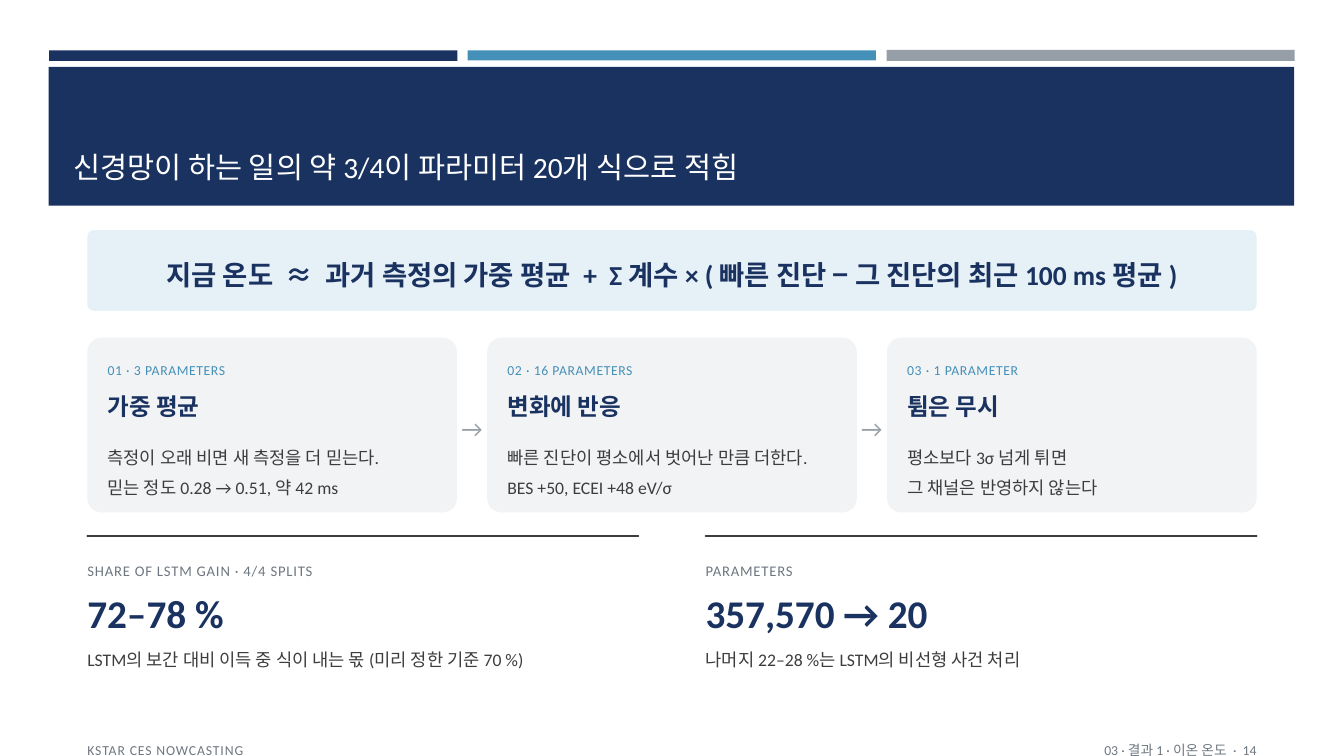
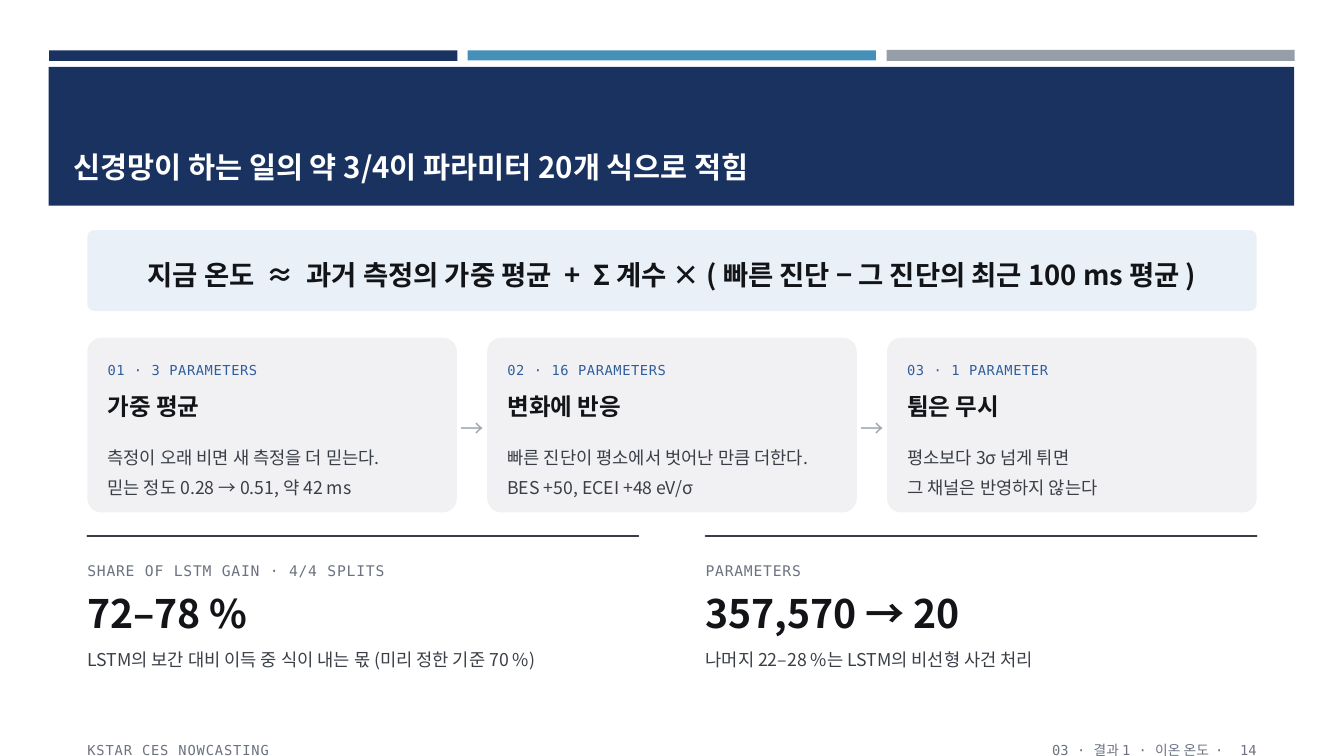
Before and after one commit to iseungsang01/ml-intern-revision, a slide deck: slide 14 of docs/presentation/KSTAR_CES_발표_v2.pptx. Drawn at 1344x756 pixels with LibreOffice and Linux fonts; fonts in the diff are those of the drawing. Boxes give left, top, right and bottom in pixels: in the first picture for what was removed or moved away, otherwise in the second. Text is boxed around its words. In the diff, an @@ line names an element or a change of style, - is before the commit and + after.

Commit message:
Talk deck v2: take only the background shapes from the lab template (three colour bars, navy title band, navy block on the cover); fonts (Pretendard, IBM Plex Mono), colours and layout back to v1. Titles sit in the band in white Pretendard bold. Rendered and checked

```diff
--- a/docs/presentation/KSTAR_CES_발표_v2.pptx
+++ b/docs/presentation/KSTAR_CES_발표_v2.pptx
@@ title "신경망이 하는 일의 약 3/4이 ..." at <box>74,153,749,184</box>: font Calibri to Noto Sans CJK KR, bold on @@
@@ rounded rectangle at <box>88,230,1257,311</box>: fill #E6F0F7 to #E9F0F8 @@
@@ fill #F2F3F5 to #F1F1F4 in 3 elements at <box>88,338,458,512</box>, <box>487,338,857,512</box>, <box>887,338,1257,512</box> @@
@@ font Calibri to DejaVu Sans Mono, text colour #4590B8 to #2F5E9E in 3 elements at <box>108,365,257,375</box>, <box>507,365,666,375</box>, <box>907,365,1048,375</box> @@
@@ text "→" at <box>457,405,487,446</box>: font Calibri to Noto Sans CJK KR, text colour #969FA7 to #A4A9B1 @@
@@ text "→" at <box>857,405,887,446</box>: font Calibri to Noto Sans CJK KR, text colour #969FA7 to #A4A9B1 @@
@@ font Calibri to Noto Sans CJK KR, text colour #1A3260 to #121418 in 6 elements at <box>148,262,1179,288</box>, <box>108,395,199,417</box>, <box>507,395,621,417</box>, <box>907,395,999,417</box>, <box>87,598,201,629</box>, <box>706,598,960,637</box> @@
@@ font Calibri to Noto Sans CJK KR, text colour #3D3D3D to #3A3F47 in 5 elements at <box>108,449,379,497</box>, <box>507,449,807,497</box>, <box>907,449,1098,496</box>, <box>87,651,509,670</box>, <box>706,651,1033,668</box> @@
@@ font Calibri to DejaVu Sans Mono, text colour #6E7780 to #6B7280 in 4 elements at <box>87,565,384,577</box>, <box>706,565,801,576</box>, <box>87,745,268,755</box>, <box>1052,743,1257,756</box> @@
```
Also in this commit, not shown: 17 other slides changed, 1 other file.
